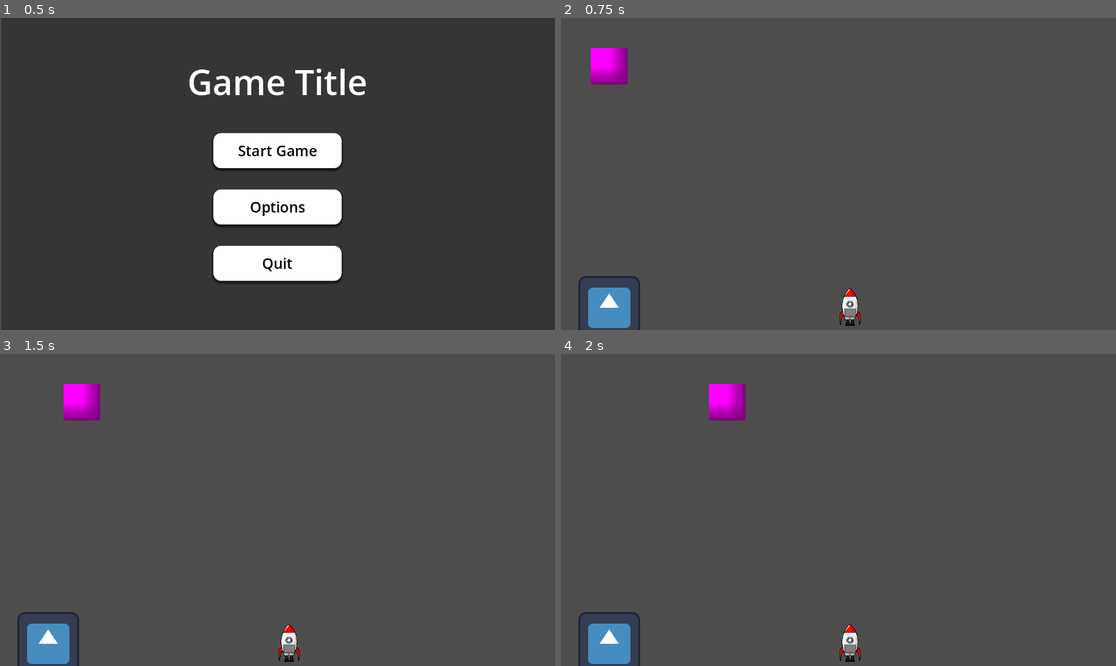
Above: before the commit, frames 1-4 (two rows, left to right).
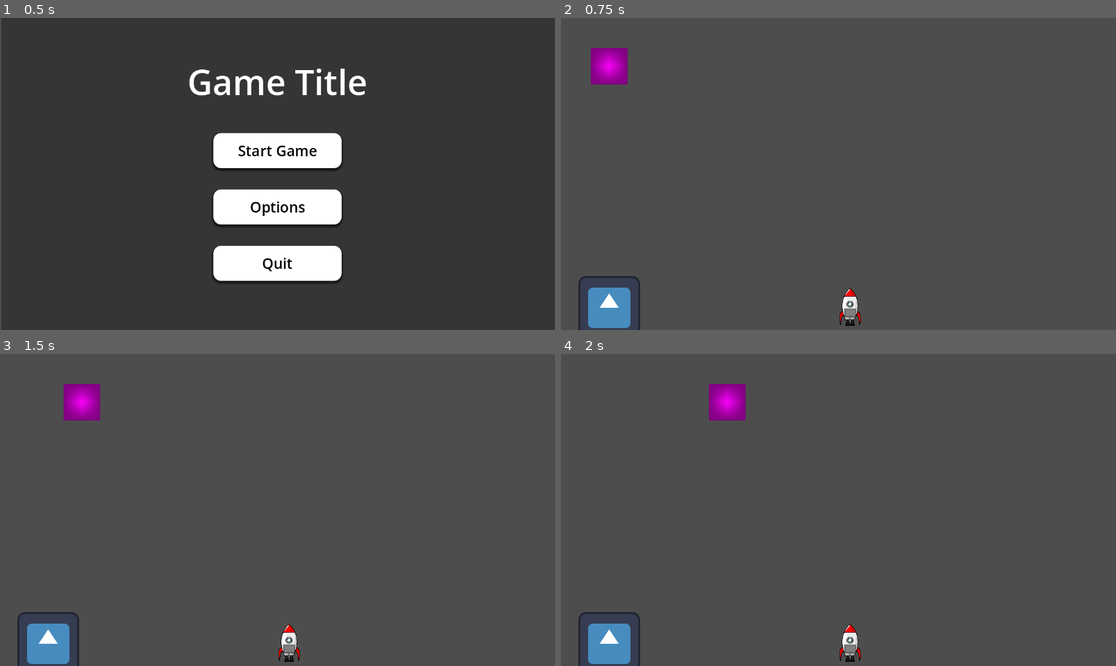
Above: after the commit, the same moments.

Repository: kylekolp/GMTKGameJam2026
Game: Godot game, scene res://src/core/MainGame.tscn
Same seed, same stepped clock (60 frames per second), same inputs: the game is played once before the commit and once after it. The engine's default icon, where the game draws it, is replaced by a stand-in: a white triangle on a blue panel in a dark square.
Inputs (mouse positions are in pixels of both pictures, inside the frame that each line leads up to):
- Up to frame 1 (0.5 s): no input
- Up to frame 2 (0.75 s): click "Start Game" at 0.5 s
- Up to frame 3 (1.5 s): tap Enter at 1.25 s; move the mouse to (399, 494) at 1.27 s; hold D (Move_Right) from 1.28 s (still down)
- Up to frame 4 (2 s): keep holding D (Move_Right)

Frame 1 is identical in both runs. In frame 2, 0.4% of the frame differs, in the area x 5-12%, y 9-21%; in frame 3, 0.4%, in the area x 11-18%, y 9-21%; in frame 4, 0.4%.

Commit message:
use rope texture

Diff:
--- a/project.godot
+++ b/project.godot
@@ -72,3 +72,7 @@
 "events": [Object(InputEventKey,"resource_local_to_scene":false,"resource_name":"","device":-1,"window_id":0,"alt_press …(192 unchanged characters)…
 ]
 }
+
+[rendering]
+
+textures/canvas_textures/default_texture_repeat=1
--- /dev/null
+++ b/src/debug/rope_image_texture.tres
@@ -0,0 +1,3 @@
+[gd_resource type="ImageTexture" format=3 uid="uid://cntfwyoq16lhu"]
+
+[resource]
--- a/src/gameplay/entities/Rope/Entity_Rope.gd
+++ b/src/gameplay/entities/Rope/Entity_Rope.gd
@@ -1,4 +1,6 @@
 extends Line2D
+
+@export var timer: Timer
 
 var is_drawing := false
 var target: Node2D
@@ -15,5 +17,6 @@
 	is_drawing = false
 
 func _process(delta: float) -> void:
-	if is_drawing:
+	if is_drawing and timer.is_stopped():
 		add_point(target.global_position)
+		timer.start(.1)
--- a/src/gameplay/entities/player/Entity_Player.tscn
+++ b/src/gameplay/entities/player/Entity_Player.tscn
@@ -2,6 +2,7 @@
 
 [ext_resource type="Script" uid="uid://tl6khwr4g44e" path="res://src/gameplay/entities/player/Entity_Player.gd" id="1_khxic"]
 [ext_resource type="Script" uid="uid://ba4h3cl5uqas0" path="res://src/gameplay/entities/Rope/Entity_Rope.gd" id="2_fok4k"]
+[ext_resource type="Texture2D" uid="uid://6qbyy33yok0g" path="res://Assets/RopeSegment.png" id="3_77yeb"]
 
 [sub_resource type="PlaceholderTexture2D" id="PlaceholderTexture2D_wb2dy"]
 
@@ -19,6 +20,15 @@
 [node name="CollisionShape2D" type="CollisionShape2D" parent="." unique_id=1902461312]
 shape = SubResource("RectangleShape2D_bai2n")
 
-[node name="Line2D" type="Line2D" parent="." unique_id=662206131]
-default_color = Color(0, 0, 0, 1)
+[node name="Line2D" type="Line2D" parent="." unique_id=662206131 node_paths=PackedStringArray("timer")]
+width = 100.0
+texture = ExtResource("3_77yeb")
+texture_mode = 1
 script = ExtResource("2_fok4k")
+timer = NodePath("../Timer")
+
+[node name="Timer" type="Timer" parent="." unique_id=1984692034]
+wait_time = 0.5
+one_shot = true
+
+[connection signal="timeout" from="Timer" to="Line2D" method="_on_timer_timeout"]
Binary file added: Assets/RopeSegment.png
Not shown, added: Assets/RopeSegment.png.import
